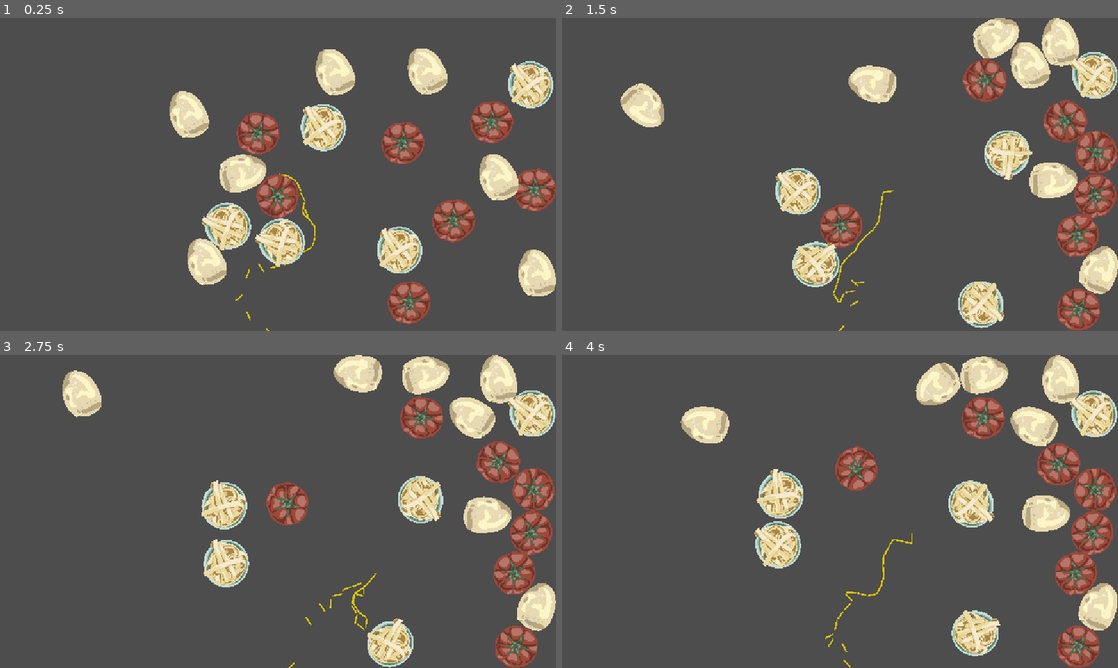
Above: before the commit, frames 1-4 (two rows, left to right).
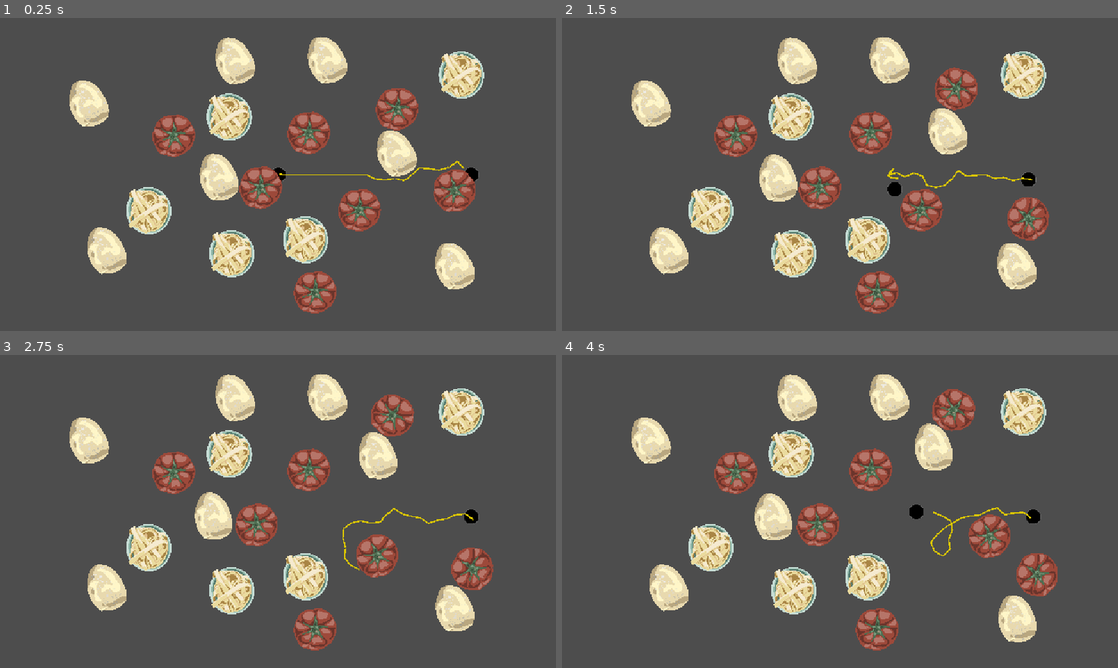
Above: after the commit, the same moments.

Repository: JulianHeuser/RGDC-Jam-Spring-2025
Game: Godot game, scene res://Level1.tscn
The game is run twice, just before and just after one commit, with the same random seed, the same clock (stepped at 60 frames per second) and the same inputs.
Inputs:
- Up to frame 1 (0.25 s): no input
- Up to frame 2 (1.5 s): hold D (move_right_1) 0.53-1.28 s; tap Down (move_down_2) at 0.6 s; hold S (move_down_1) from 1.28 s (still down); tap Left (move_left_2) at 1.35 s
- Up to frame 3 (2.75 s): release S (move_down_1) at 2.03 s; hold D (move_right_1) from 2.03 s (still down); tap Right (move_right_2) at 2.1 s
- Up to frame 4 (4 s): release D (move_right_1) at 2.78 s; hold W (move_up_1) 2.78-3.53 s; tap Up (move_up_2) at 2.85 s; hold A (move_left_1) from 3.53 s (still down); tap Down (move_down_2) at 3.6 s

The runs differ from the first frame. In frame 1, 28% of the frame differs, in the area x 12-100%, y 5-100%; in frame 2, 29%; in frame 3, 31%, in the area x 11-100%, y 0-100%; in frame 4, 30%.

Commit message:
Improve rope

Diff:
--- a/Level1.tscn
+++ b/Level1.tscn
@@ -1,7 +1,6 @@
-[gd_scene load_steps=10 format=3 uid="uid://dsoc7yqw2jmqh"]
+[gd_scene load_steps=9 format=3 uid="uid://dsoc7yqw2jmqh"]
 
 [ext_resource type="PackedScene" uid="uid://bk64v7oudt0cm" path="res://Tomato.tscn" id="1_kyxg0"]
-[ext_resource type="Script" uid="uid://coc6yeel62a5f" path="res://level_1_tst.gd" id="1_mc20k"]
 [ext_resource type="PackedScene" uid="uid://bl88cq8mwj0cx" path="res://Rope.tscn" id="2_cove1"]
 [ext_resource type="PackedScene" uid="uid://cp6pldtn0wbfi" path="res://dough.tscn" id="3_cove1"]
 [ext_resource type="PackedScene" uid="uid://dxvli6q1qjide" path="res://Pasta.tscn" id="5_dn5ey"]
@@ -18,7 +17,6 @@
 normal = Vector2(0, 1)
 
 [node name="Level1" type="Node2D"]
-script = ExtResource("1_mc20k")
 
 [node name="Rope" parent="." instance=ExtResource("2_cove1")]
 segment_count = 20
@@ -28,7 +26,7 @@
 [node name="WorldBoundaries" type="Node2D" parent="."]
 
 [node name="Bottom" type="StaticBody2D" parent="WorldBoundaries"]
-collision_layer = 3
+collision_layer = 7
 collision_mask = 3
 
 [node name="WorldBoundaries_Bottom#CollisionShape2D" type="CollisionShape2D" parent="WorldBoundaries/Bottom"]
@@ -36,7 +34,7 @@
 shape = SubResource("WorldBoundaryShape2D_mc20k")
 
 [node name="Left" type="StaticBody2D" parent="WorldBoundaries"]
-collision_layer = 3
+collision_layer = 7
 collision_mask = 3
 
 [node name="WorldBoundaries_Left#CollisionShape2D" type="CollisionShape2D" parent="WorldBoundaries/Left"]
@@ -44,7 +42,7 @@
 shape = SubResource("WorldBoundaryShape2D_cove1")
 
 [node name="Right" type="StaticBody2D" parent="WorldBoundaries"]
-collision_layer = 3
+collision_layer = 7
 collision_mask = 3
 
 [node name="WorldBoundaries_Right#CollisionShape2D" type="CollisionShape2D" parent="WorldBoundaries/Right"]
@@ -52,7 +50,7 @@
 shape = SubResource("WorldBoundaryShape2D_dwyiq")
 
 [node name="Top0" type="StaticBody2D" parent="WorldBoundaries"]
-collision_layer = 3
+collision_layer = 7
 collision_mask = 3
 
 [node name="WorldBoundaries_Top#CollisionShape2D" type="CollisionShape2D" parent="WorldBoundaries/Top0"]
--- a/Rope.tscn
+++ b/Rope.tscn
@@ -1,8 +1,20 @@
-[gd_scene load_steps=3 format=3 uid="uid://bl88cq8mwj0cx"]
+[gd_scene load_steps=5 format=3 uid="uid://bl88cq8mwj0cx"]
 
 [ext_resource type="Script" uid="uid://de18xiqgix6c6" path="res://rope_creator.gd" id="1_ns3r3"]
 
 [sub_resource type="RectangleShape2D" id="RectangleShape2D_1dgmm"]
+
+[sub_resource type="Gradient" id="Gradient_1dgmm"]
+interpolation_mode = 1
+colors = PackedColorArray(0, 0, 0, 1, 1, 1, 1, 0)
+
+[sub_resource type="GradientTexture2D" id="GradientTexture2D_ns3r3"]
+gradient = SubResource("Gradient_1dgmm")
+width = 32
+height = 32
+fill = 1
+fill_from = Vector2(0.5, 0.5)
+fill_to = Vector2(1, 0.5)
 
 [node name="Rope" type="Node2D" node_paths=PackedStringArray("end_point1", "end_point2")]
 script = ExtResource("1_ns3r3")
@@ -11,19 +23,21 @@
 
 [node name="Endpoint1" type="StaticBody2D" parent="."]
 collision_layer = 0
-collision_mask = 0
+collision_mask = 4
 
 [node name="CollisionShape2D" type="CollisionShape2D" parent="Endpoint1"]
 shape = SubResource("RectangleShape2D_1dgmm")
 
+[node name="Sprite2D" type="Sprite2D" parent="Endpoint1"]
+texture = SubResource("GradientTexture2D_ns3r3")
+
 [node name="Endpoint2" type="StaticBody2D" parent="."]
 position = Vector2(0, 240)
 collision_layer = 0
-collision_mask = 0
+collision_mask = 4
 
 [node name="CollisionShape2D" type="CollisionShape2D" parent="Endpoint2"]
 shape = SubResource("RectangleShape2D_1dgmm")
 
-[node name="DampedSpringJoint2D" type="DampedSpringJoint2D" parent="."]
-node_a = NodePath("../Endpoint1")
-node_b = NodePath("../Endpoint2")
+[node name="Sprite2D" type="Sprite2D" parent="Endpoint2"]
+texture = SubResource("GradientTexture2D_ns3r3")
--- a/RopeSegment.tscn
+++ b/RopeSegment.tscn
@@ -11,7 +11,8 @@
 linear_damp = 1.0
 
 [node name="CollisionShape2D" type="CollisionShape2D" parent="."]
-position = Vector2(0, 10)
+position = Vector2(10, 0)
+rotation = 1.5708
 shape = SubResource("CapsuleShape2D_mf4mk")
 
 [node name="Line2D" type="Line2D" parent="CollisionShape2D"]
--- a/crushController.gd
+++ b/crushController.gd
@@ -9,19 +9,8 @@
 
 var crush_obj: Node
 
-func _init() -> void:
-	pass
-
 func _ready() -> void:
-	linear_velocity = Vector2(900, 100)
 	crush_event.connect(CrushMgr.crush_event)
-
-
-func _process(delta: float) -> void:
-	pass
-
-func _physics_process(delta):
-	pass
 
 # On the rigid body:
 func _integrate_forces(state : PhysicsDirectBodyState2D):
--- a/level_1_tst.gd
+++ /dev/null
@@ -1,8 +0,0 @@
-extends Node2D
-
-func _init():
-	print("here", 1 + 2 + 3)
-
-
-func _ready():
-	pass
--- a/rope_creator.gd
+++ b/rope_creator.gd
@@ -9,11 +9,15 @@
 
 @export var segment_size : int = 20
 
+@export var spring_length : int = 2
+
 func _ready() -> void:
-	end_point2.position = Vector2(0, segment_size * segment_count)
-	#$DampedSpringJoint2D.length = segment_size * segment_count
+	end_point2.position = Vector2(segment_size * segment_count, 0)
 
-	var current_pin := PinJoint2D.new()
+	var current_pin : Joint2D = DampedSpringJoint2D.new()
+	current_pin.length = spring_length
+	current_pin.stiffness = 50.0
+	current_pin.damping = 0.5
 	add_child(current_pin)
 	current_pin.node_a = end_point1.get_path()
 
@@ -24,10 +28,16 @@
 		current_pin.add_child(rope)
 		current_pin.node_b = rope.get_path()
 
-		current_pin = PinJoint2D.new()
+		if i == segment_count - 1:
+			current_pin = DampedSpringJoint2D.new()
+			current_pin.length = spring_length
+			current_pin.stiffness = 50.0
+			current_pin.damping = 0.5
+		else:
+			current_pin = PinJoint2D.new()
 		rope.add_child(current_pin)
 		current_pin.node_a = rope.get_path()
-		current_pin.position = Vector2(0, segment_size)
+		current_pin.position = Vector2(segment_size, 0)
 
 	current_pin.node_b = end_point2.get_path()
 
Not shown, removed: level_1_tst.gd.uid
